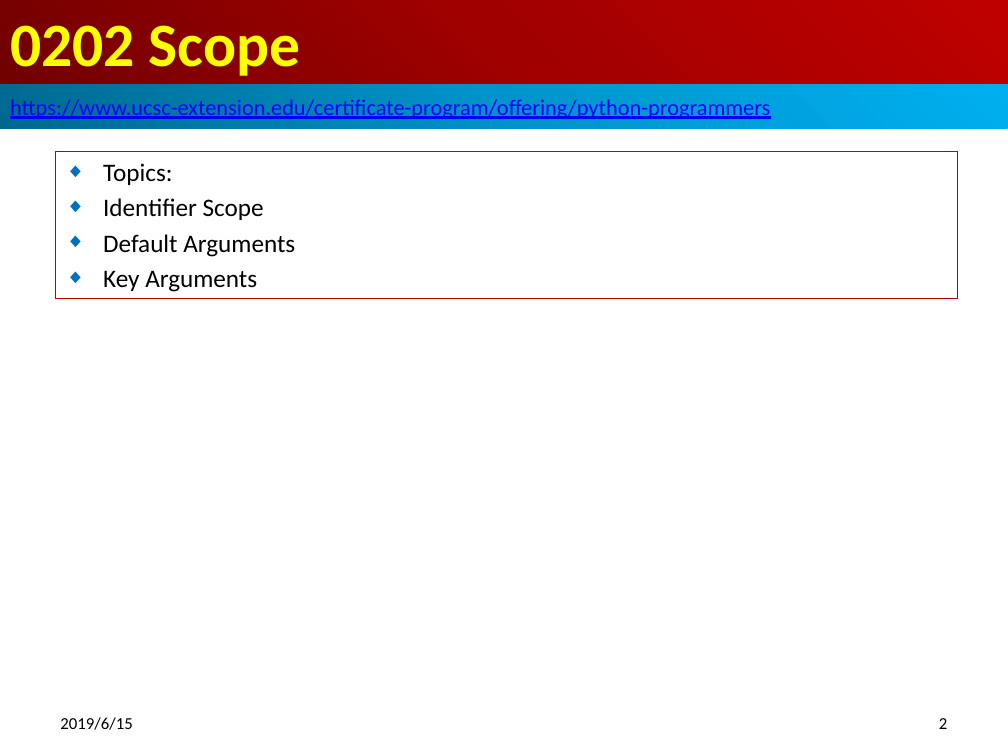
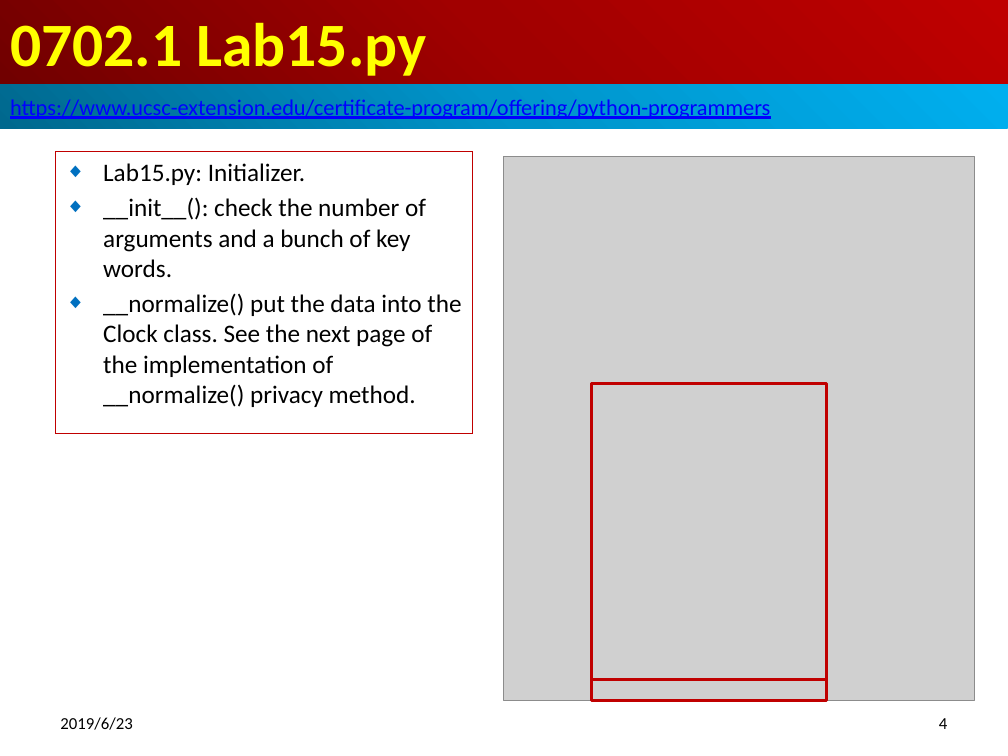
Before and after one commit to pchen0723/700-Python-Adv, a slide deck: slide 4 of 07_OverrideClass/0902_Class.pptx (slide 2 before the commit). Drawn at 1008x756 pixels with LibreOffice and Linux fonts; fonts in the diff are those of the drawing; grey boxes stand for pictures. Boxes give left, top, right and bottom in pixels: in the first picture for what was removed or moved away, otherwise in the second. Text is boxed around its words. In the diff, an @@ line names an element or a change of style, - is before the commit and + after.

```diff
--- a/07_OverrideClass/0902_Class.pptx
+++ b/07_OverrideClass/0902_Class.pptx
@@ title at (10,22,426,76): text changed @@
-0202 Scope
+0702.1 Lab15.py
@@ subtitle "Lab15.py: Initializer.": place and size @@
-subtitle "Lab15.py: Initializer." at (55,151,958,298)
+subtitle "Lab15.py: Initializer." at (55,151,473,433)
@@ subtitle at (103,163,461,407): text changed @@
-◆ Topics:
-◆ Identifier Scope
-◆ Default Arguments
-◆ Key Arguments
+◆ Lab15.py: Initializer.
+◆ __init__(): check the number of arguments and a bunch of key words.
+◆ __normalize() put the data into the Clock class. See the next page of the implementation of __normalize() privacy method.
@@ picture added at (504,156,975,701) @@
@@ rectangle added at (592,384,827,679), outline #C00000 2 pt @@
@@ rectangle added at (592,679,827,700), outline #C00000 2 pt @@
@@ text at (60,717,132,730): text changed @@
-2019/6/15
+2019/6/23
@@ page number at (939,718,947,729): text changed @@
-2
+4
```
Also in this commit, not shown: 2 other slides changed, 30 slides added, 17 other files.
